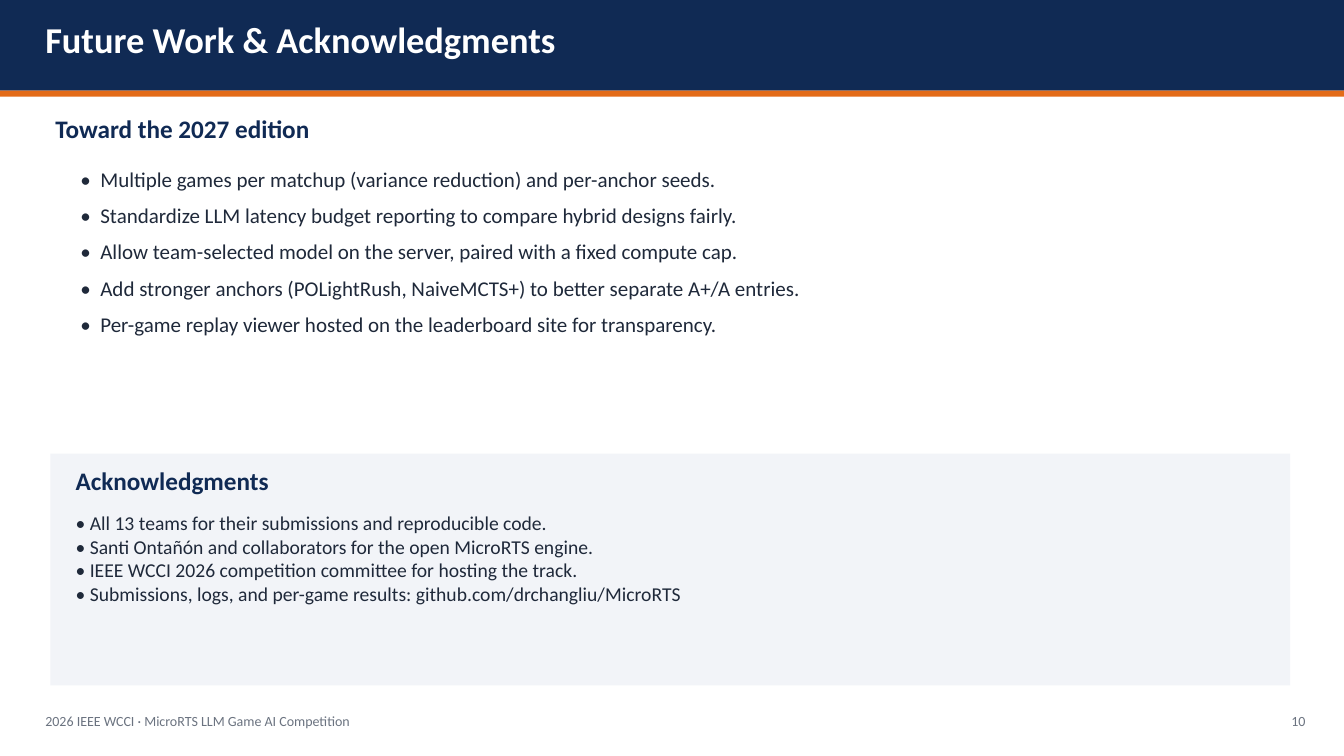
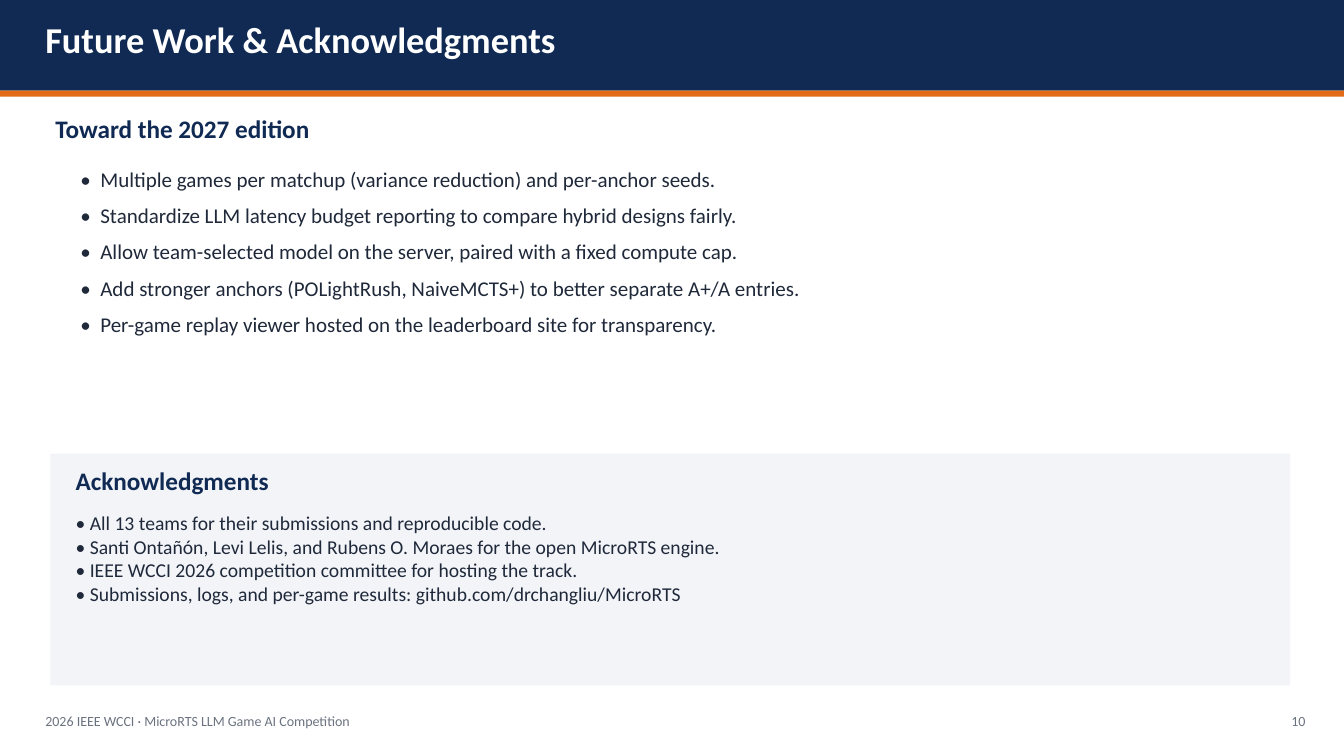
Before and after one commit to drchangliu/MicroRTS, a slide deck: slide 10 of docs/MicroRTS_LLM_Competition_Results.pptx. Drawn at 1344x756 pixels with LibreOffice and Linux fonts; fonts in the diff are those of the drawing. Boxes give left, top, right and bottom in pixels: in the first picture for what was removed or moved away, otherwise in the second. Text is boxed around its words. In the diff, an @@ line names an element or a change of style, - is before the commit and + after.

```diff
--- a/docs/MicroRTS_LLM_Competition_Results.pptx
+++ b/docs/MicroRTS_LLM_Competition_Results.pptx
@@ text at [90,540,720,558]: text changed @@
-• Santi Ontañón and collaborators for the open MicroRTS engine.
+• Santi Ontañón, Levi Lelis, and Rubens O. Moraes for the open MicroRTS engine.
```
Also in this commit, not shown: 1 other file.
